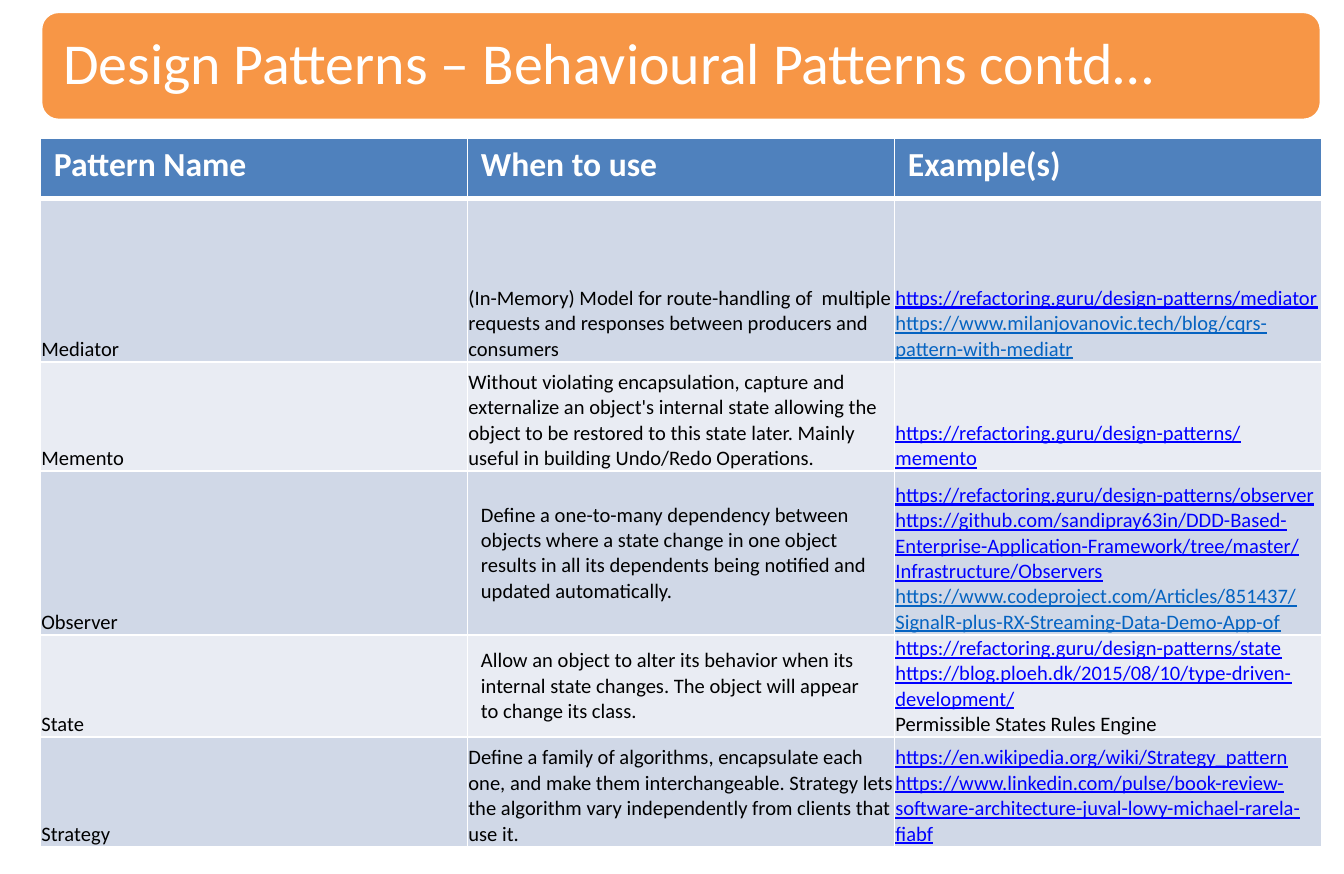
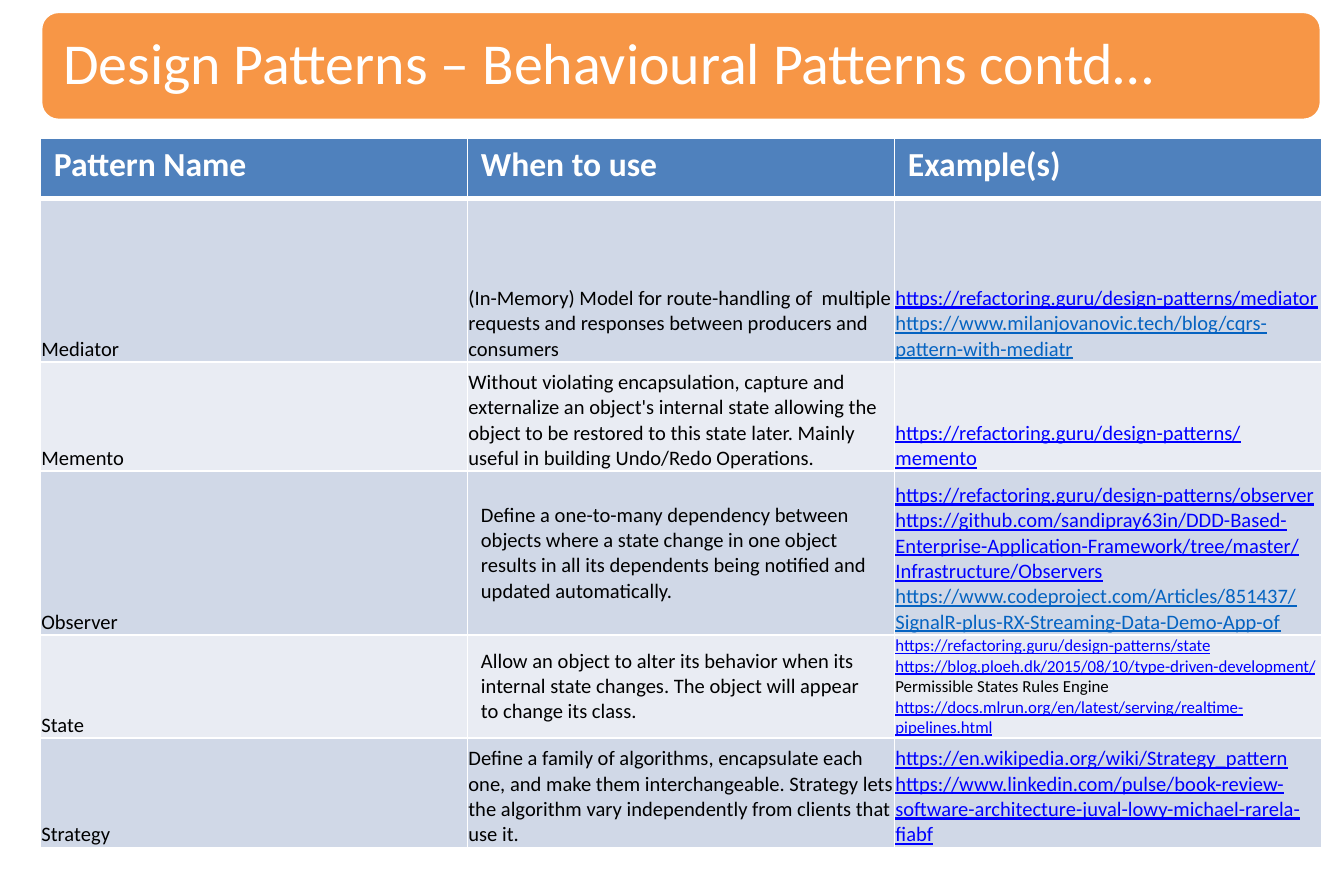
Before and after one commit to sandipray63in/My_Training_Session_Slides, a slide deck: slide 88 of Programming Paradigms.pptx. Drawn at 1344x874 pixels with LibreOffice and Linux fonts; fonts in the diff are those of the drawing. Boxes give left, top, right and bottom in pixels: in the first picture for what was removed or moved away, otherwise in the second. Text is boxed around its words. In the diff, an @@ line names an element or a change of style, - is before the commit and + after.

```diff
--- a/Programming Paradigms.pptx
+++ b/Programming Paradigms.pptx
@@ table at bbox=[40, 138, 1322, 849] @@
-row 5, column 3: https://refactoring.guru/design-patterns/state / https://blog.ploeh.dk/2015/08/10/type-driven-development/ / Permissible States Rules Engine
+row 5, column 3: https://refactoring.guru/design-patterns/state / https://blog.ploeh.dk/2015/08/10/type-driven-development/ / Permissible States Rules Engine / https://docs.mlrun.org/en/latest/serving/realtime-pipelines.html
```
Also in this commit, not shown: 1 other slide changed.
